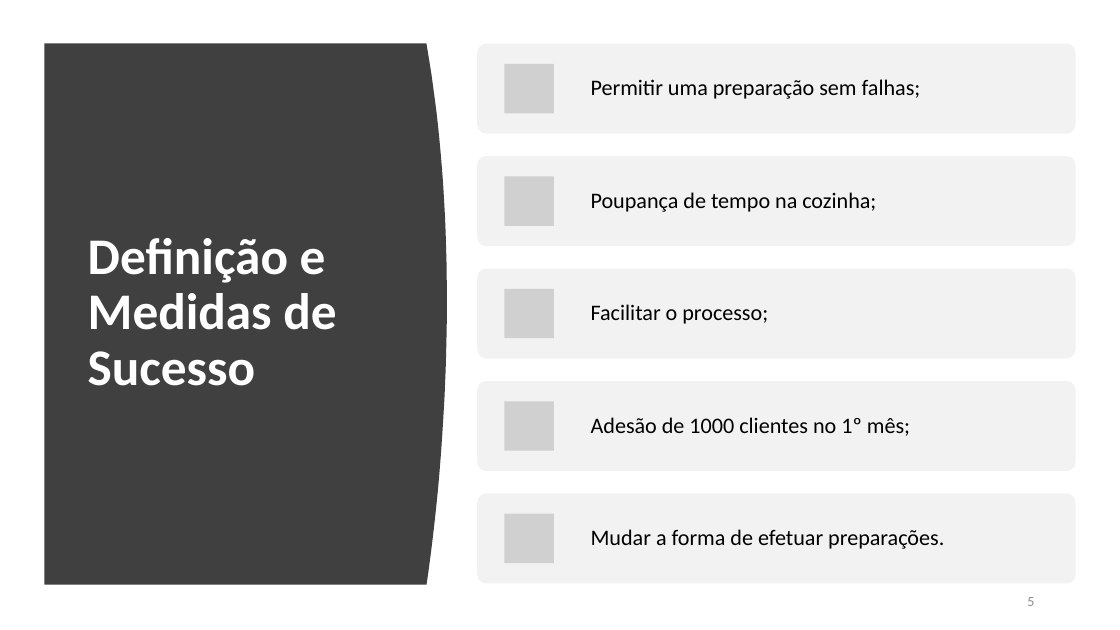
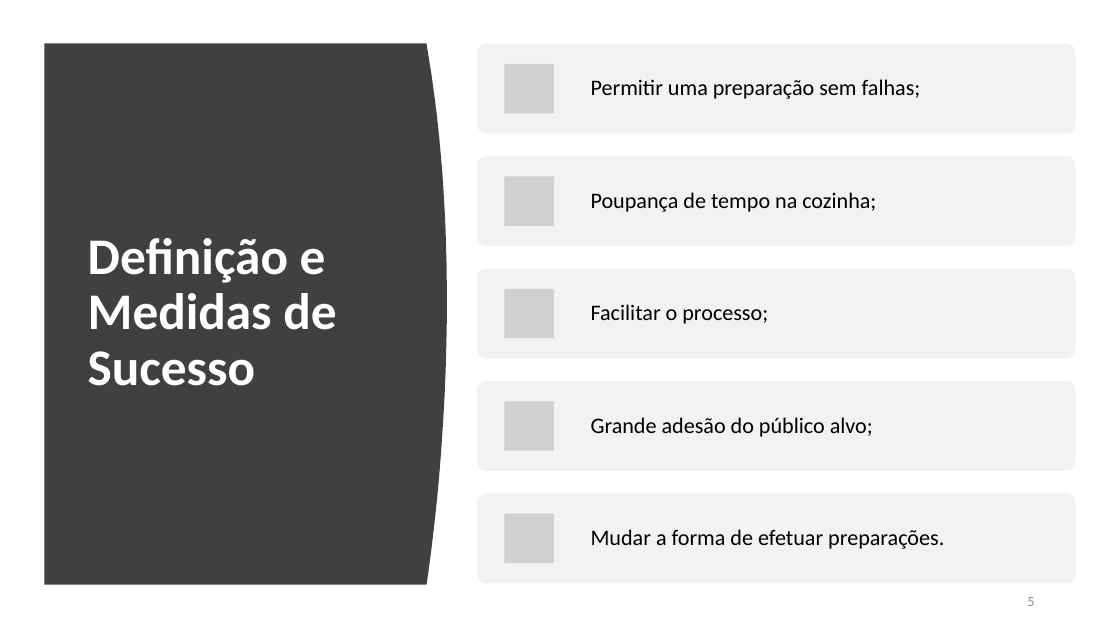
Before and after one commit to brunocv/MyChef, a slide deck: slide 11 of LI4_ppt_fase3.pptx. Drawn at 1120x630 pixels with LibreOffice and Linux fonts; fonts in the diff are those of the drawing; grey boxes stand for pictures. Boxes give left, top, right and bottom in pixels: in the first picture for what was removed or moved away, otherwise in the second. Text is boxed around its words. In the diff, an @@ line names an element or a change of style, - is before the commit and + after.

```diff
--- a/LI4_ppt_fase3.pptx
+++ b/LI4_ppt_fase3.pptx
@@ text at [591, 417, 873, 437]: text changed @@
-Adesão de 1000 clientes no 1º mês;
+Grande adesão do público alvo;
```
Also in this commit, not shown: 4 other slides changed, 1 slide added.
